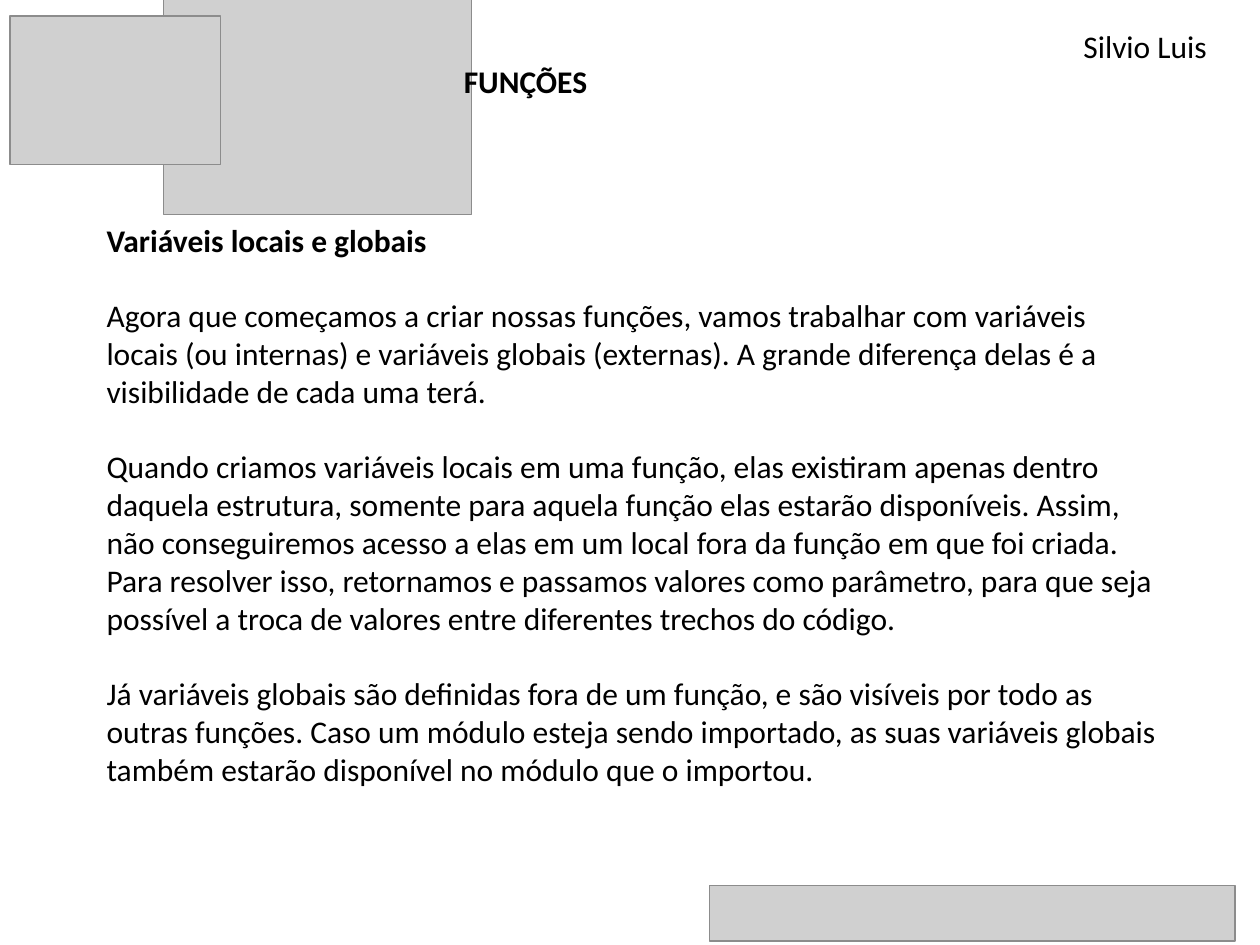
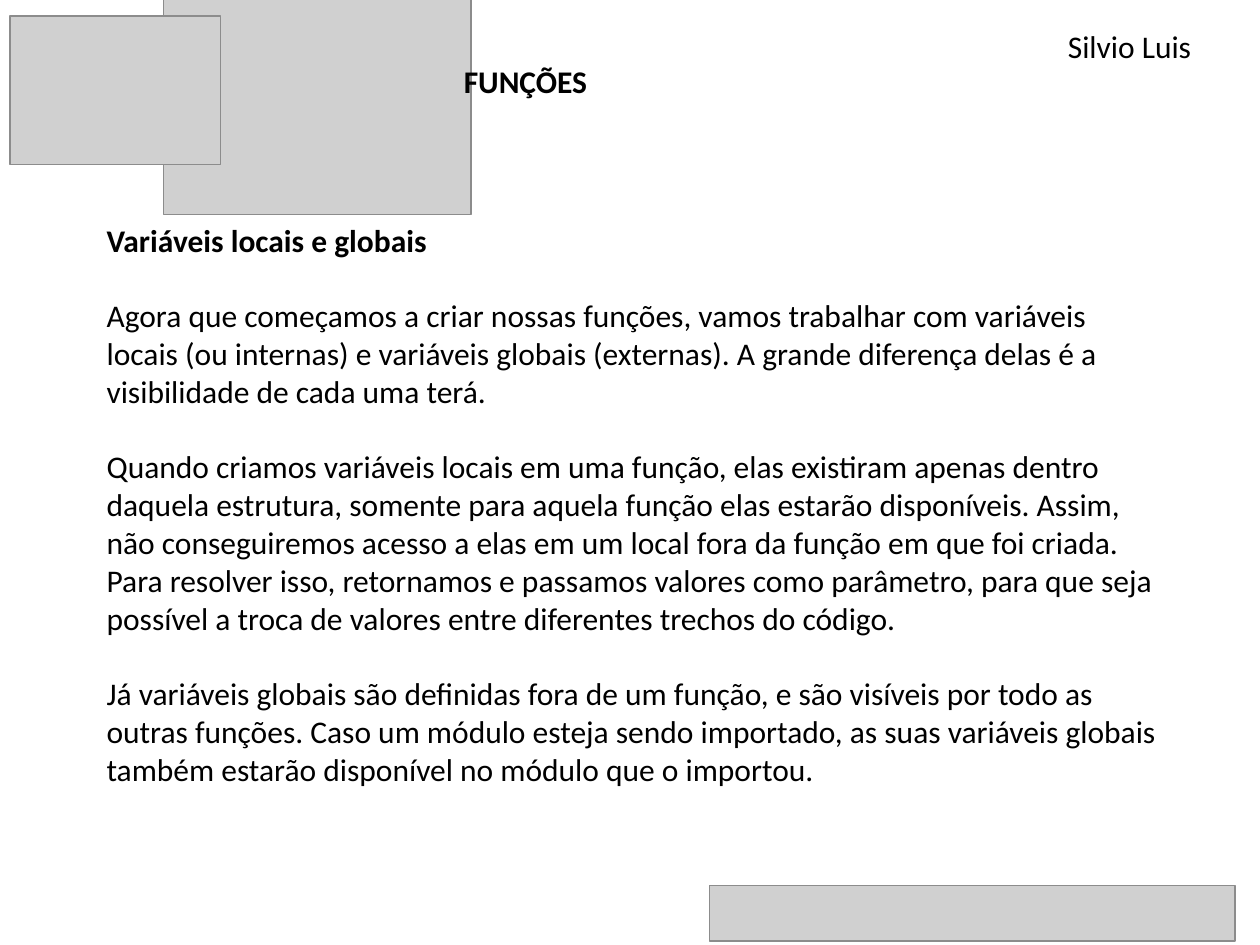
Before and after one commit to CodePythonGuaratingueta/aulas, a slide deck: slide 4 of funcao/aula_funcao.pptx. Drawn at 1260x945 pixels with LibreOffice and Linux fonts; fonts in the diff are those of the drawing; grey boxes stand for pictures. Boxes give left, top, right and bottom in pixels: in the first picture for what was removed or moved away, otherwise in the second. Text is boxed around its words. In the diff, an @@ line names an element or a change of style, - is before the commit and + after.

```diff
--- a/funcao/aula_funcao.pptx
+++ b/funcao/aula_funcao.pptx
@@ text "Silvio Luis": place and size @@
-text "Silvio Luis" at <box>1083,36,1206,59</box>
+text "Silvio Luis" at <box>1068,36,1191,59</box>
```
Also in this commit, not shown: 6 other slides changed, 37 other files.
